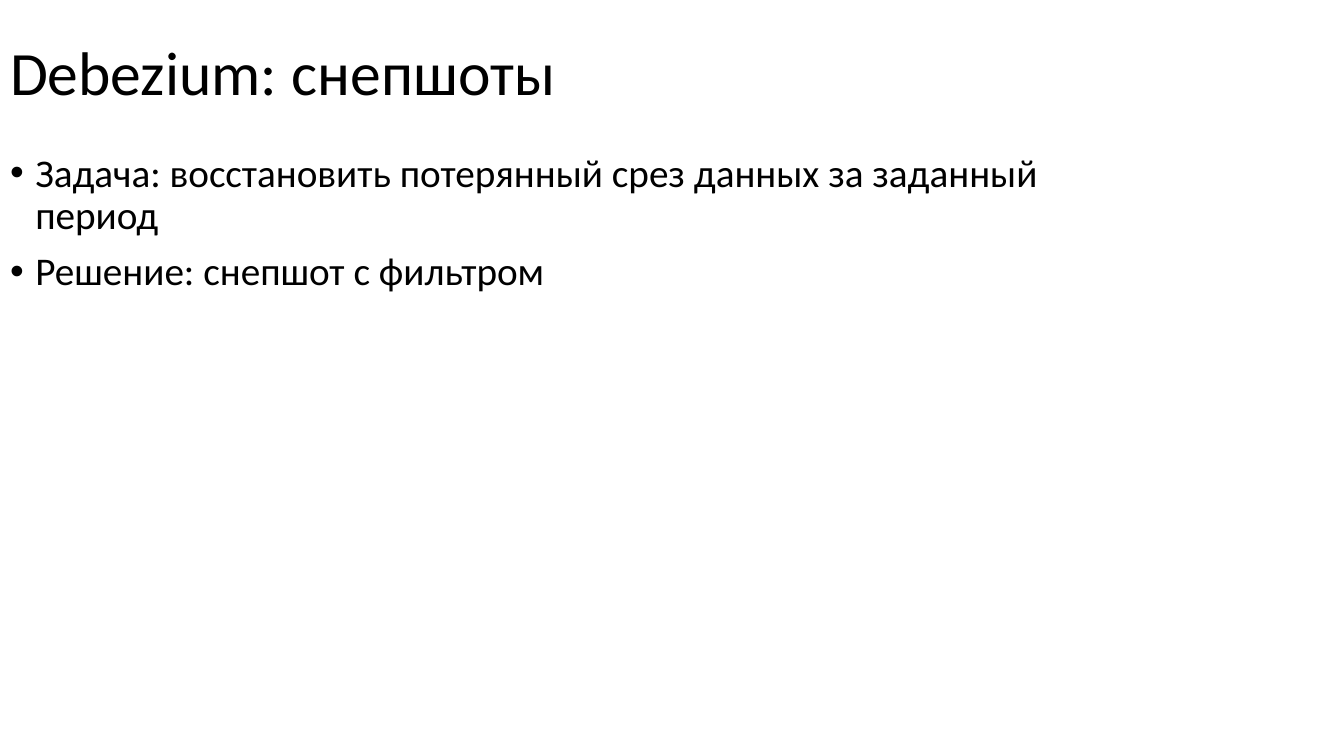
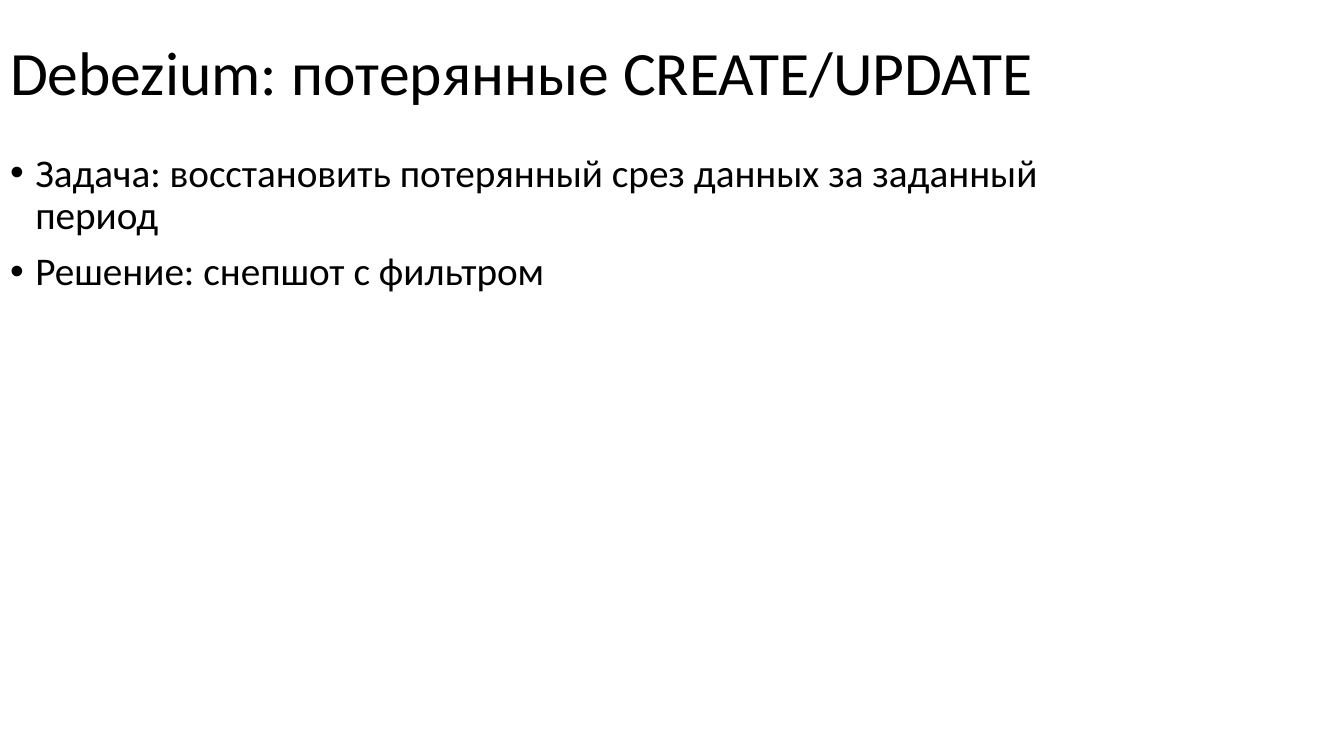
Before and after one commit to nryanov/presentations, a slide deck: slide 37 of smartdata/cdc-via-debezium/debezium-smartdata2025.pptx (slide 26 before the commit). Drawn at 1344x756 pixels with LibreOffice and Linux fonts; fonts in the diff are those of the drawing. Boxes give left, top, right and bottom in pixels: in the first picture for what was removed or moved away, otherwise in the second. Text is boxed around its words. In the diff, an @@ line names an element or a change of style, - is before the commit and + after.

```diff
--- a/smartdata/cdc-via-debezium/debezium-smartdata2025.pptx
+++ b/smartdata/cdc-via-debezium/debezium-smartdata2025.pptx
@@ title at bbox=[10, 52, 1033, 105]: text changed @@
-Debezium: снепшоты
+Debezium: потерянные CREATE/UPDATE
```
Also in this commit, not shown: 6 other slides changed, 3 slides added.
